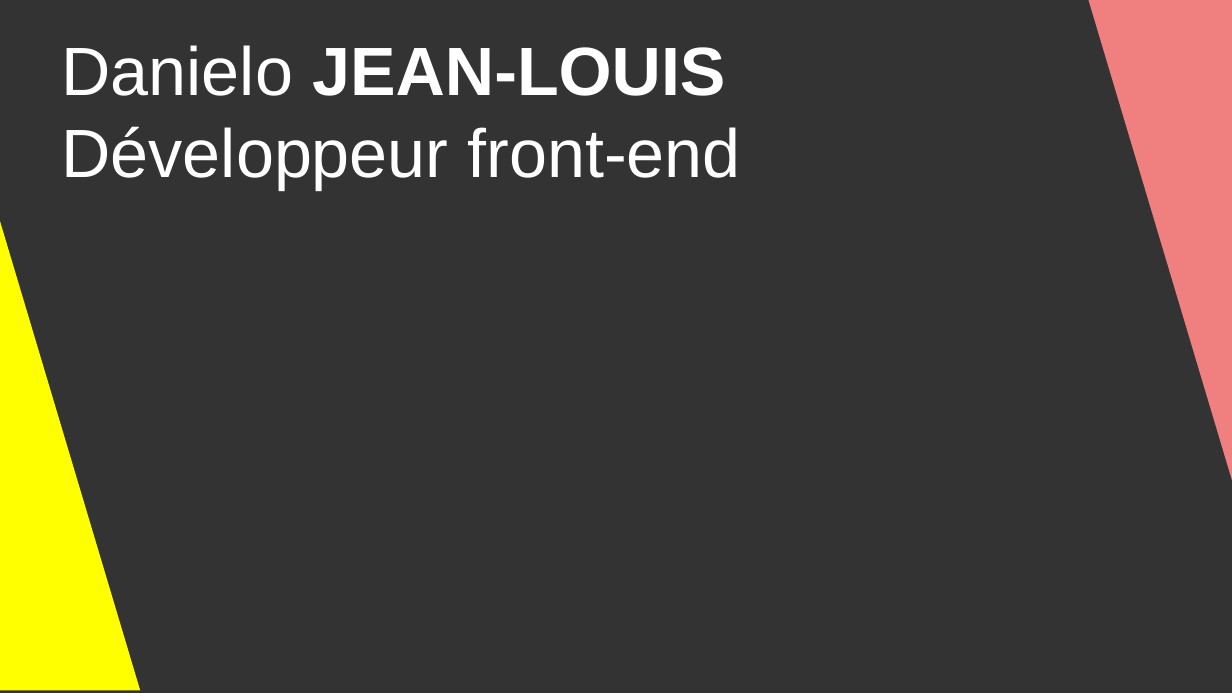
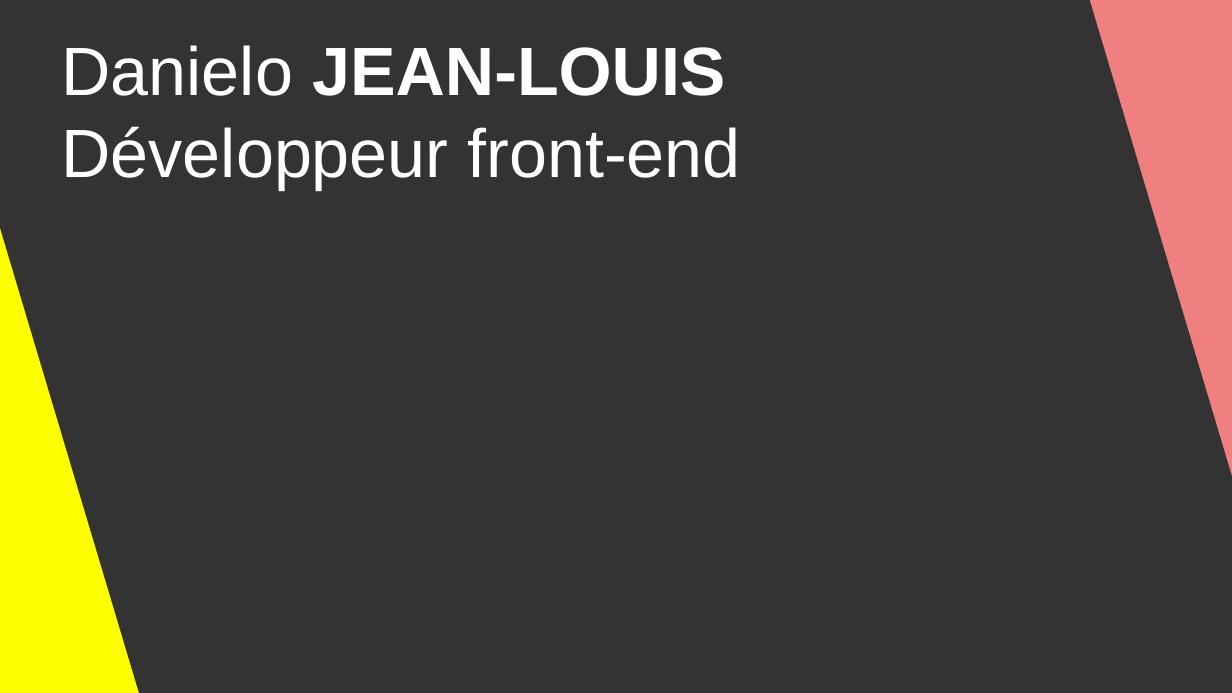
Before and after one commit to DanYellow/cours, a slide deck: slide 2 of big-data-s4/travaux-pratiques/numero-5/presentation.odp. Drawn at 1232x693 pixels with LibreOffice and Linux fonts; fonts in the diff are those of the drawing. Boxes give left, top, right and bottom in pixels: in the first picture for what was removed or moved away, otherwise in the second. Text is boxed around its words. In the diff, an @@ line names an element or a change of style, - is before the commit and + after.

```diff
--- a/big-data-s4/travaux-pratiques/numero-5/presentation.odp
+++ b/big-data-s4/travaux-pratiques/numero-5/presentation.odp
@@ right triangle: place and size @@
-right triangle at (1089,0,1232,486)
+right triangle at (1089,0,1232,482)
@@ right triangle: place and size @@
-right triangle at (0,205,140,691)
+right triangle at (0,211,140,693)
```
Also in this commit, not shown: 10 other files.
